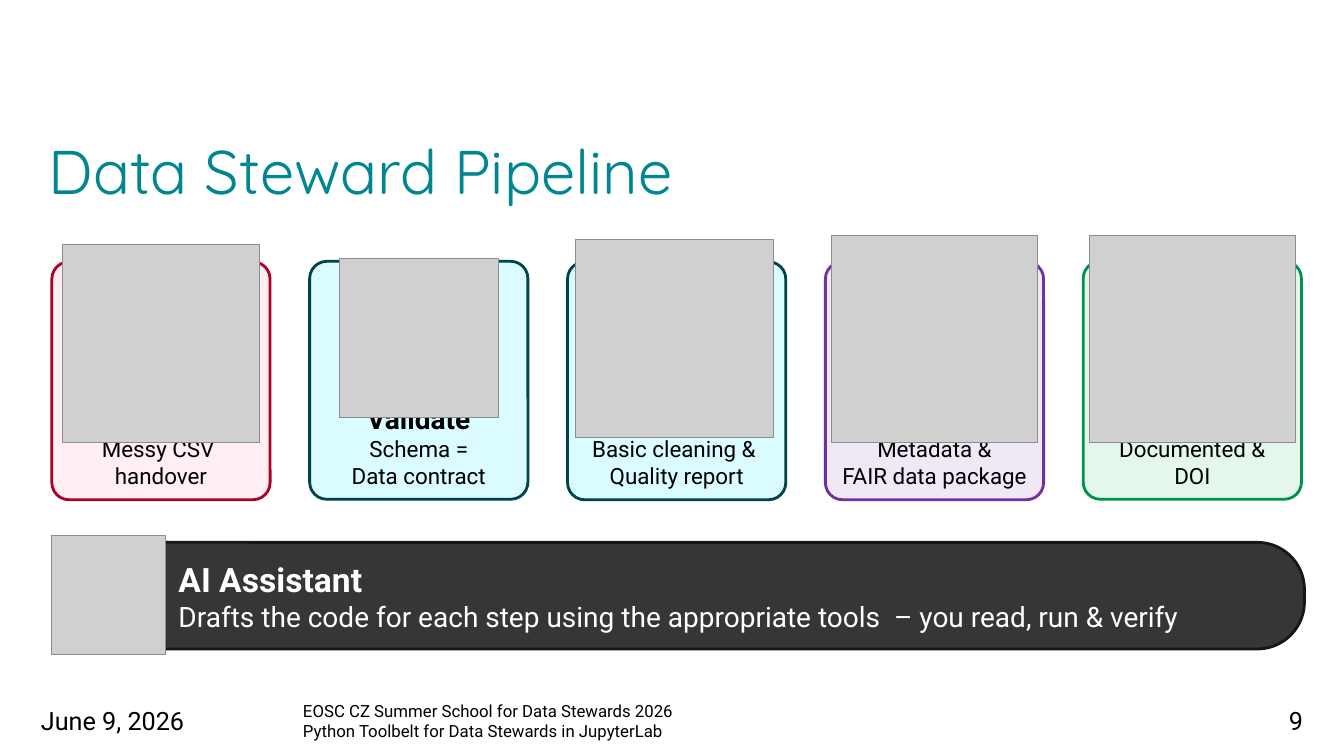
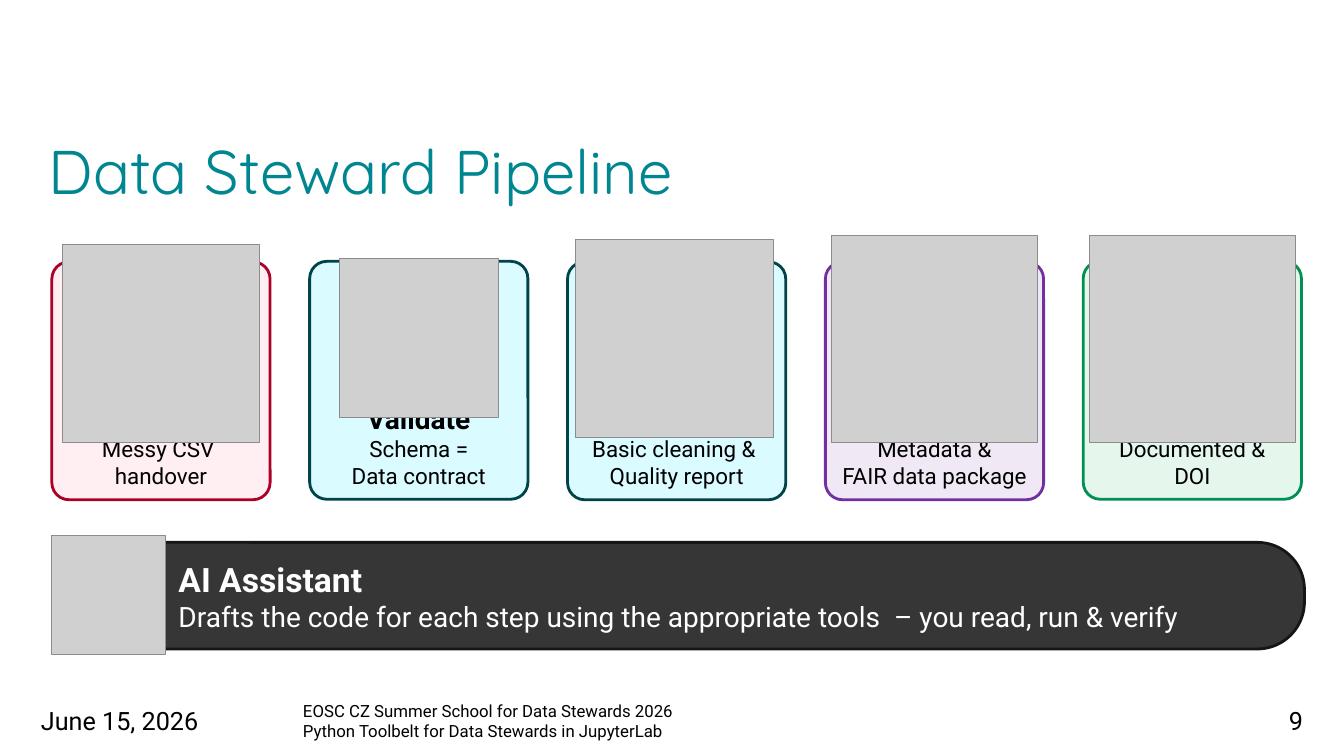
Before and after one commit to ScaDS/eosc-ssds-2026, a slide deck: slide 9 of slides/session-2.pptx. Drawn at 1344x756 pixels with LibreOffice and Linux fonts; fonts in the diff are those of the drawing; grey boxes stand for pictures; background and template pictures are left out. Boxes give left, top, right and bottom in pixels: in the first picture for what was removed or moved away, otherwise in the second. Text is boxed around its words. In the diff, an @@ line names an element or a change of style, - is before the commit and + after.

```diff
--- a/slides/session-2.pptx
+++ b/slides/session-2.pptx
@@ text at box(41, 712, 199, 734): text changed @@
-June 9, 2026
+June 15, 2026
```
Also in this commit, not shown: 9 other slides changed, 4 other files.
